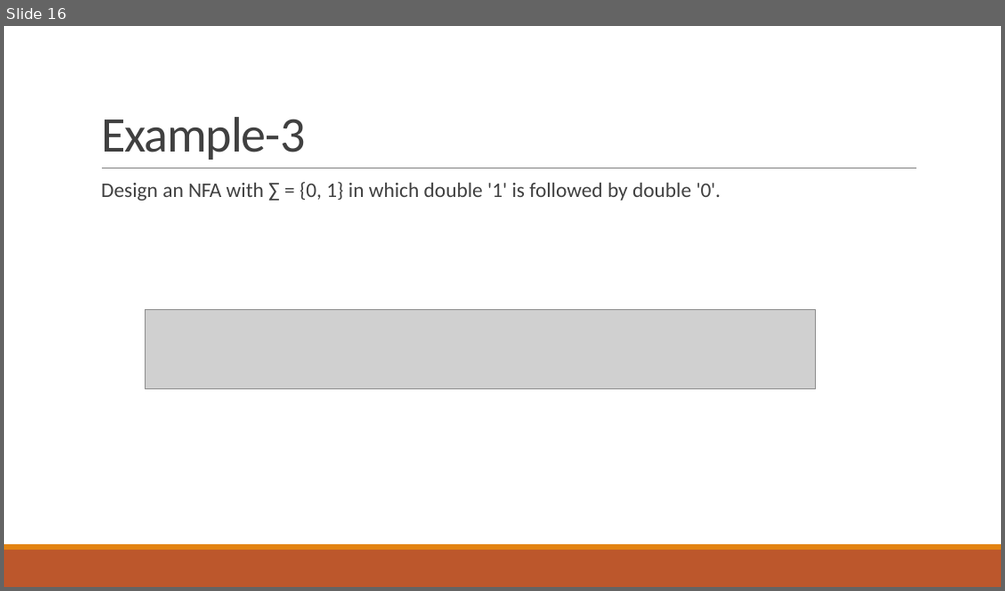
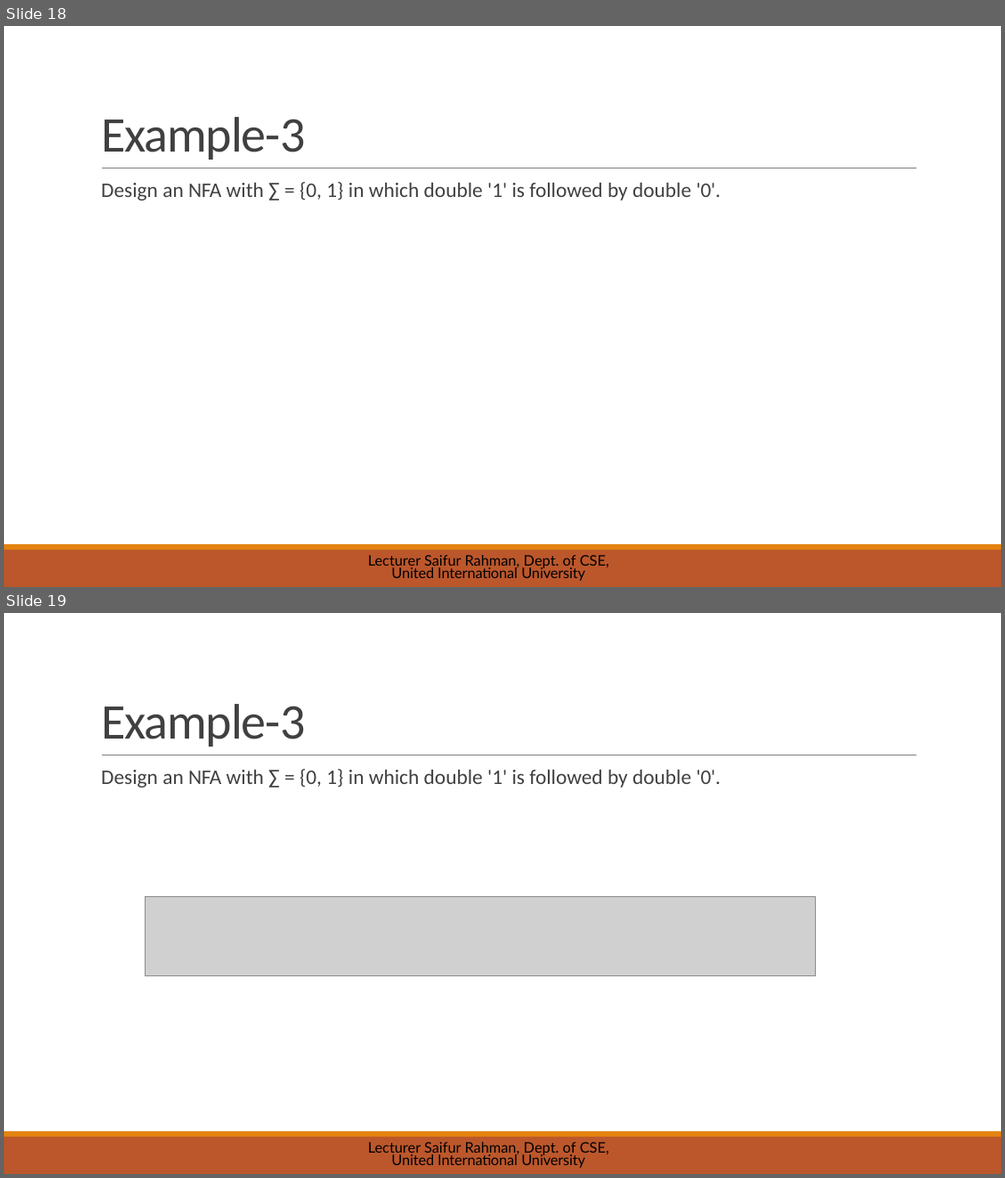
Before and after one commit to saifurrahman1701/UIU-Courses-Materials-, a slide deck: BSCSE/[251] Spring 2025/Theory of Computation_CSE 2233/Slides/06 - NFA.pptx. Shown one above the other, each under a label of ours: slide 16 before the commit, slides 18 and 19 after it. The pictures are 1005x591 and 1005x1178 pixels, drawn with LibreOffice and Linux fonts; fonts in the diff are those of the drawing; grey boxes stand for pictures. Boxes give left, top, right and bottom in pixels: in the first picture for what was removed or moved away, otherwise in the second. Text is boxed around its words. In the diff, an @@ line names an element or a change of style, - is before the commit and + after.

```diff
--- a/BSCSE/[251] Spring 2025/Theory of Computation_CSE 2233/Slides/06 - NFA.pptx
+++ b/BSCSE/[251] Spring 2025/Theory of Computation_CSE 2233/Slides/06 - NFA.pptx
@@ slide 19 added at (x1=4, y1=613, x2=1001, y2=1174), background #FFFFFF; not listed: 3 template elements that a slide beside it also shows @@
@@ title added at (x1=101, y1=704, x2=306, y2=747), 48 pt, text #404040 @@
+Example-3
@@ text added at (x1=101, y1=769, x2=720, y2=787), 20 pt, text #404040 @@
+Design an NFA with ∑ = {0, 1} in which double '1' is followed by double '0'.
@@ picture added at (x1=145, y1=896, x2=815, y2=976) @@
@@ text added at (x1=368, y1=1142, x2=609, y2=1167), 14 pt, text #000000 @@
+Lecturer Saifur Rahman, Dept. of CSE, United International University
@@ what was slide 16 is now slide 18 @@
@@ slide 18 changed as well @@
@@ picture removed at (x1=145, y1=309, x2=815, y2=389) @@
@@ text added at (x1=368, y1=555, x2=609, y2=580), 14 pt, text #000000 @@
+Lecturer Saifur Rahman, Dept. of CSE, United International University
```
Also in this commit, not shown: 40 other slides changed, 11 other slides added, 7 slides removed, 9 other files.
